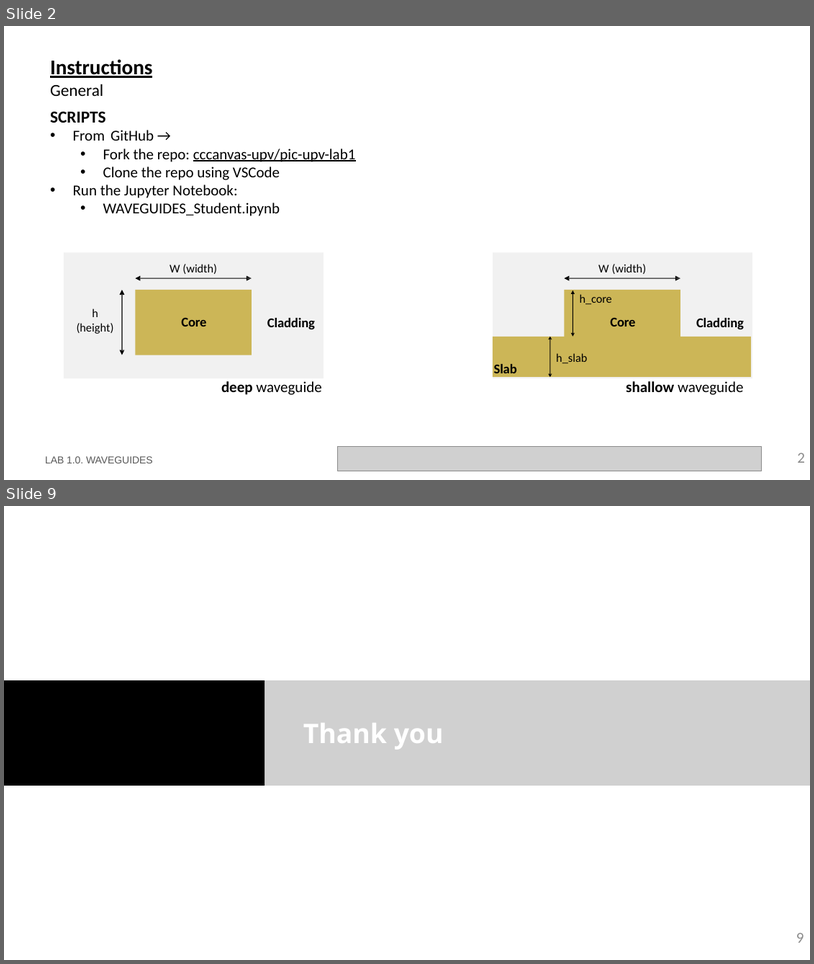
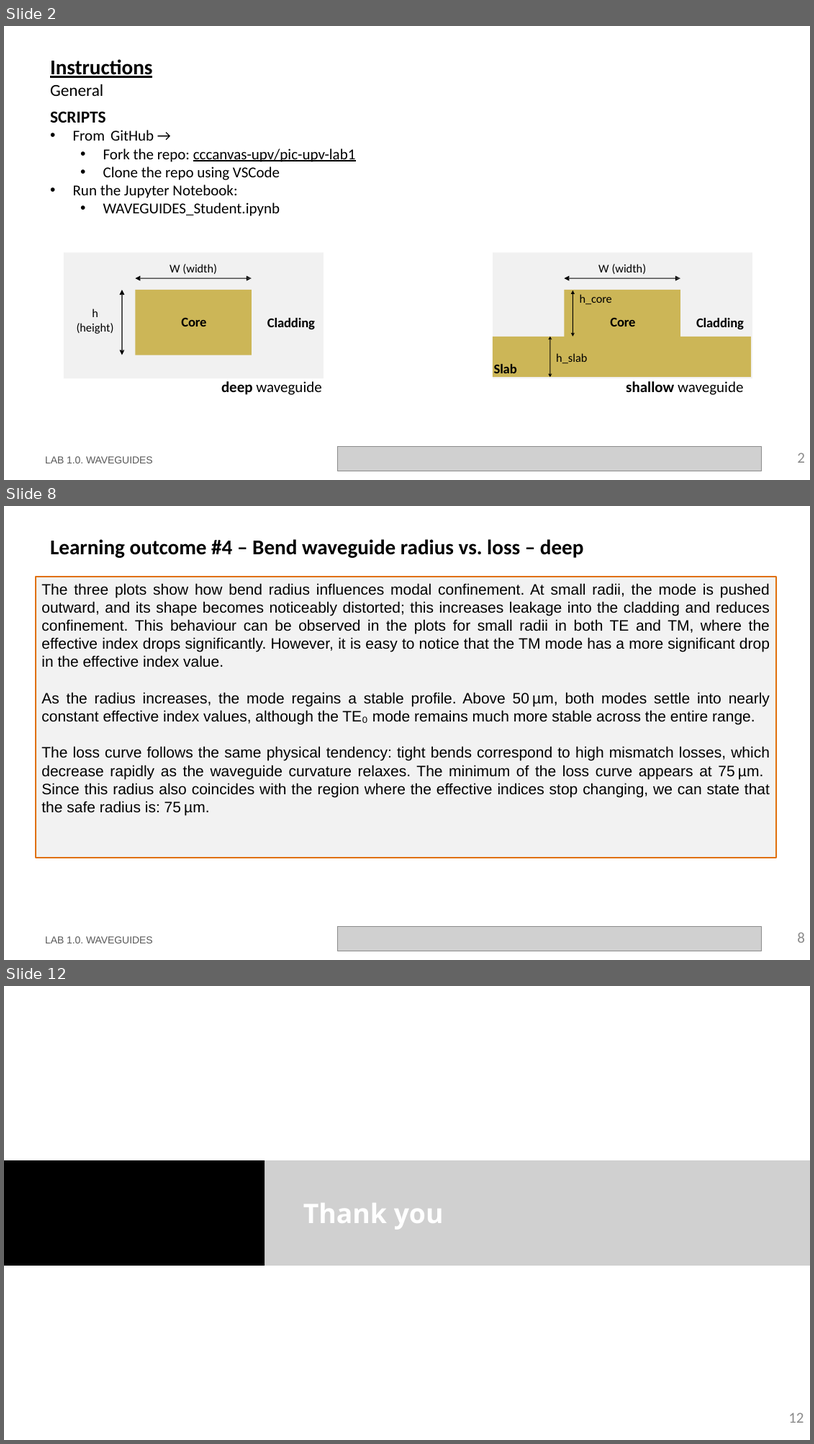
Before and after one commit to mromgar1/pic-upv-lab1, a slide deck: LabBook_10.pptx. Shown one above the other, each under a label of ours: slides 2 and 9 before the commit, slides 2, 8 and 12 after it; the slides between them are not shown. The pictures are 814x964 and 814x1444 pixels, drawn with LibreOffice and Linux fonts; fonts in the diff are those of the drawing; grey boxes stand for pictures; background and template pictures are left out. Boxes give left, top, right and bottom in pixels: in the first picture for what was removed or moved away, otherwise in the second. Text is boxed around its words. In the diff, an @@ line names an element or a change of style, - is before the commit and + after.

```diff
--- a/LabBook_10.pptx
+++ b/LabBook_10.pptx
@@ slide 8 added at (4, 506, 810, 960), background #FFFFFF @@
@@ title added at (50, 539, 584, 558), 25 pt, text #000000, bold @@
+Learning outcome #4 – Bend waveguide radius vs. loss – deep
@@ rectangle added at (36, 577, 777, 857), fill #F2F2F2, outline #E0700D 2.25 pt, 18 pt, text #000000 @@
+The three plots show how bend radius influences modal confinement. At small radii, the mode is pushed outward, and its shape becomes noticeably distorted; this increases leakage into the cladding and reduces confinement. This behaviour can be observed in the plots for small radii in both TE and TM, where the effective index drops significantly. However, it is easy to notice that the TM mode has a more significant drop in the effective index value.
+As the radius increases, the mode regains a stable profile. Above 50 µm, both modes settle into nearly constant effective index values, although the TE₀ mode remains much more stable across the entire range.
+The loss curve follows the same physical tendency: tight bends correspond to high mismatch losses, which decrease rapidly as the waveguide curvature relaxes. The minimum of the loss curve appears at 75 µm. Since this radius also coincides with the region where the effective indices stop changing, we can state that the safe radius is: 75 µm.
@@ text added at (45, 936, 153, 943), 12 pt, text #585858 @@
+LAB 1.0. WAVEGUIDES
@@ picture added at (338, 926, 762, 951) @@
@@ page number added at (797, 932, 805, 942), 18 pt, text #8C8C8C @@
+8
@@ what was slide 9 is now slide 12 @@
@@ page number at (789, 1412, 804, 1422): text changed @@
-9
+12
```
Also in this commit, not shown: 4 slides changed, 4 other slides added, 2 slides removed.
